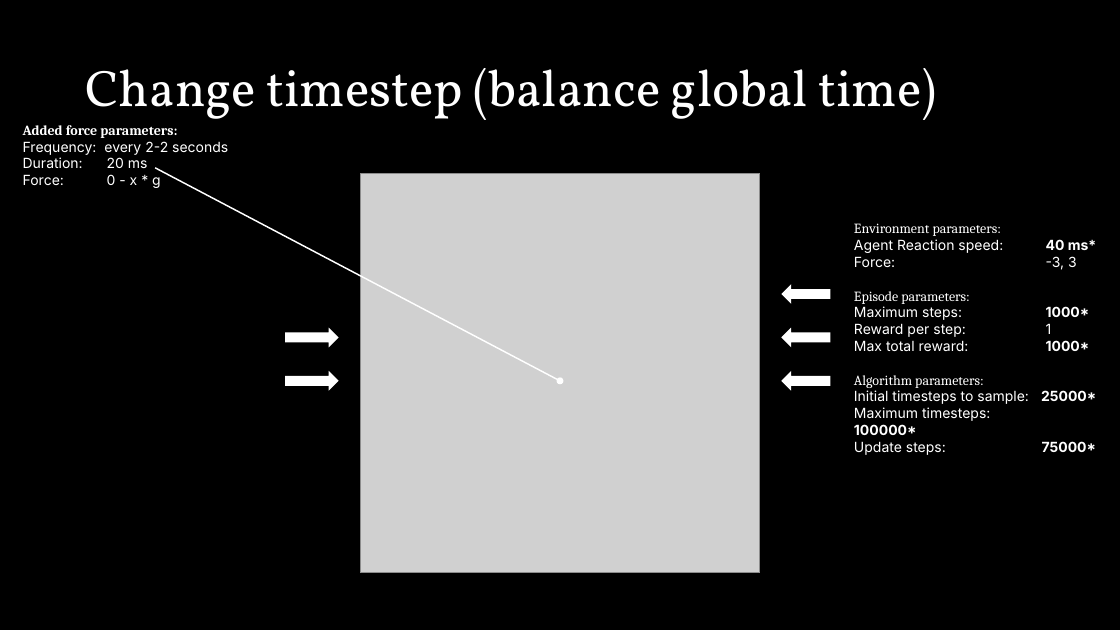
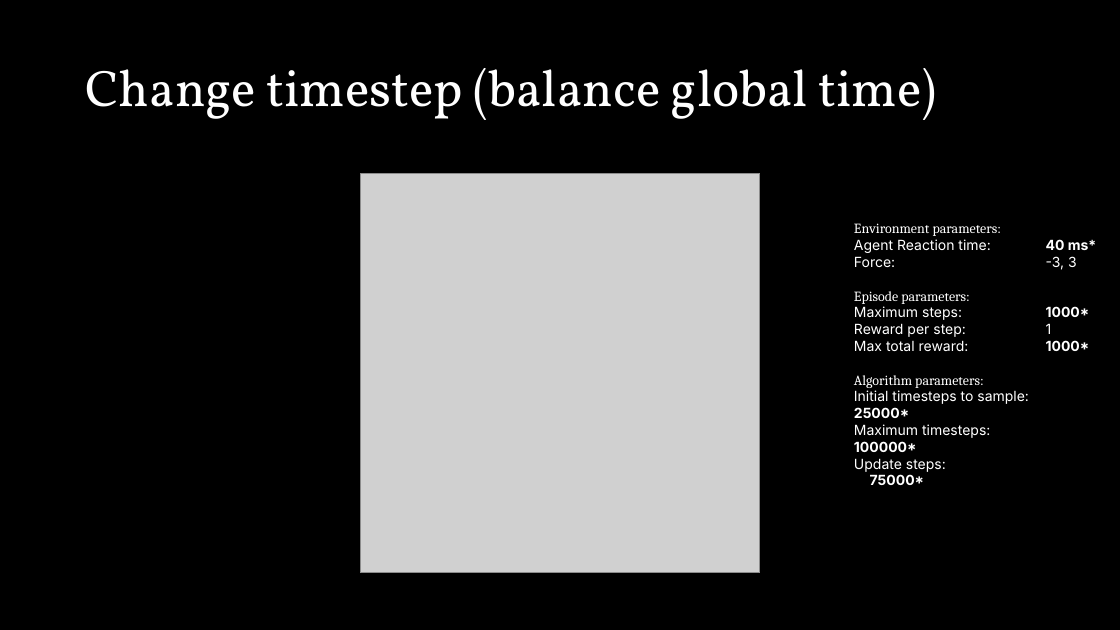
Before and after one commit to miracleyoo/TD3, a slide deck: slide 2 of documents/Real-time Quicknets.pptx. Drawn at 1120x630 pixels with LibreOffice and Linux fonts; fonts in the diff are those of the drawing; grey boxes stand for pictures. Boxes give left, top, right and bottom in pixels: in the first picture for what was removed or moved away, otherwise in the second. Text is boxed around its words. In the diff, an @@ line names an element or a change of style, - is before the commit and + after.

```diff
--- a/documents/Real-time Quicknets.pptx
+++ b/documents/Real-time Quicknets.pptx
@@ text removed at (23, 125, 228, 188) @@
-Added force parameters:
-Frequency: every 2-2 seconds
-Duration: 20 ms
-Force: 0 - x * g
@@ arrow removed from (155, 168) to (560, 381) @@
@@ text at (854, 239, 1096, 253): text changed @@
-Agent Reaction speed: 40 ms*
+Agent Reaction time: 40 ms*
@@ right arrow removed at (781, 284, 830, 304) @@
@@ right arrow removed at (285, 328, 339, 348) @@
@@ right arrow removed at (781, 328, 830, 348) @@
@@ right arrow removed at (285, 371, 339, 392) @@
@@ right arrow removed at (781, 371, 830, 392) @@
```
Also in this commit, not shown: 2 other slides changed, 2 slides added, 1 slide removed, 1 other file.
